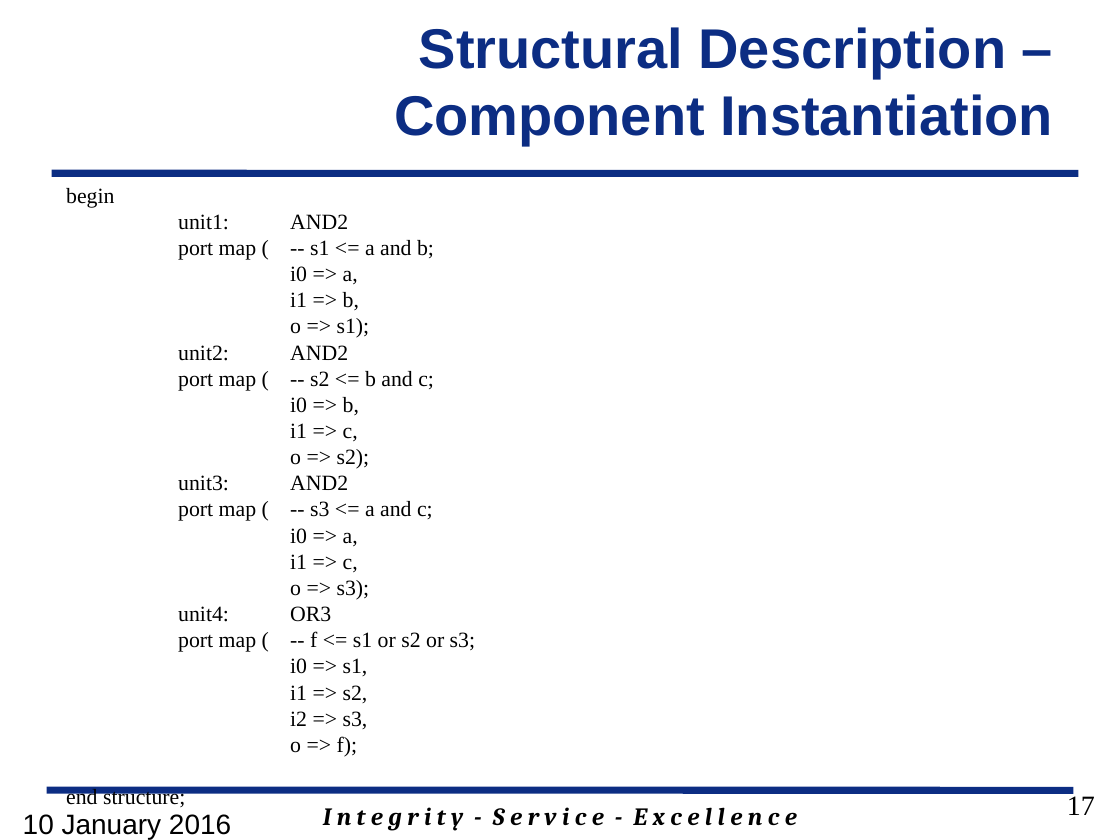
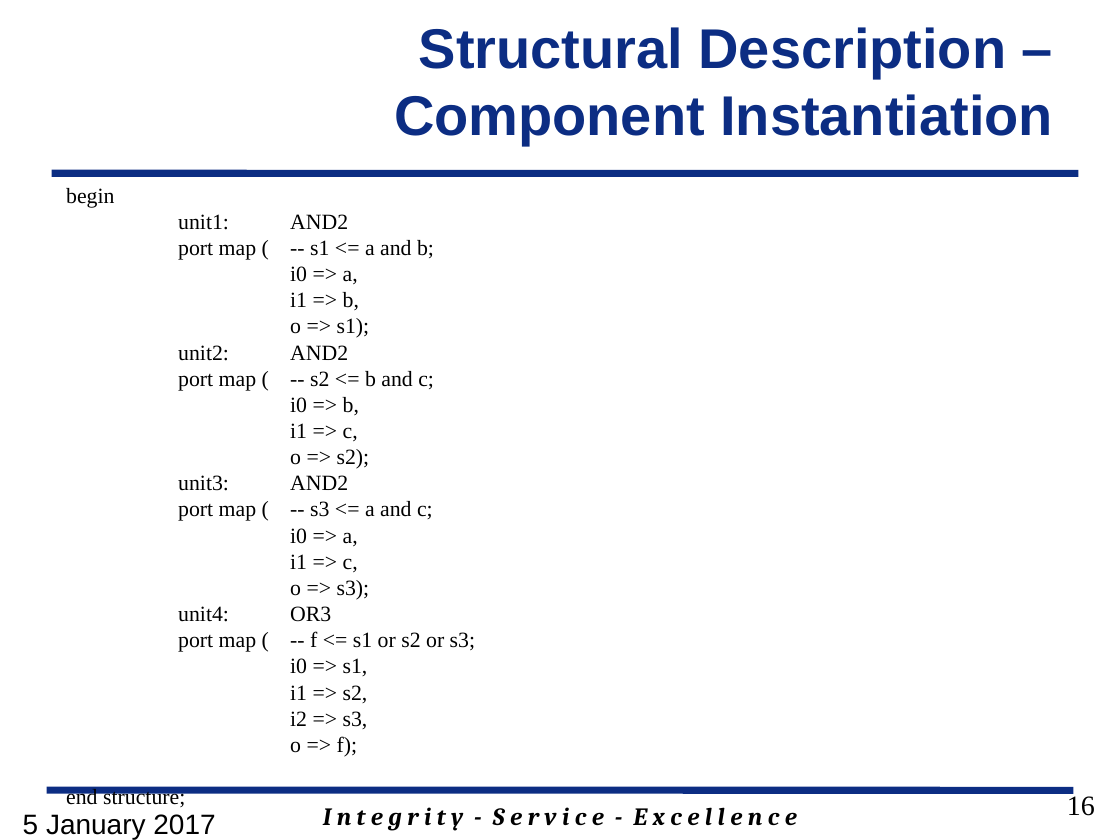
Before and after one commit to jfalkinburg/ECE383_web, a slide deck: slide 16 of lecture/slides/ECE_383_Lec2.pptx (slide 17 before the commit). Drawn at 1120x840 pixels with LibreOffice and Linux fonts; fonts in the diff are those of the drawing; background and template pictures are left out. Boxes give left, top, right and bottom in pixels: in the first picture for what was removed or moved away, otherwise in the second. Text is boxed around its words. In the diff, an @@ line names an element or a change of style, - is before the commit and + after.

```diff
--- a/lecture/slides/ECE_383_Lec2.pptx
+++ b/lecture/slides/ECE_383_Lec2.pptx
@@ page number at (1067, 793, 1095, 816): text changed @@
-17
+16
@@ text at (23, 814, 215, 839): text changed @@
-10 January 2016
+5 January 2017
```
Also in this commit, not shown: 12 other slides changed, 1 slide added, 2 slides removed, 5 other files.
